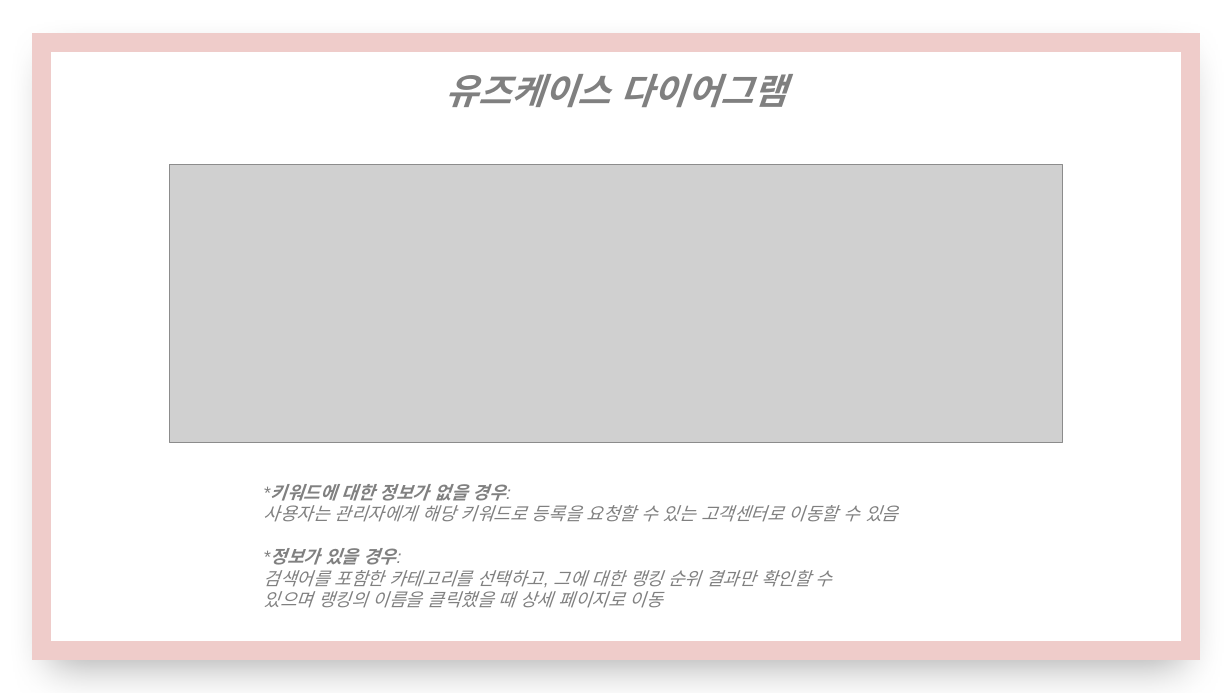
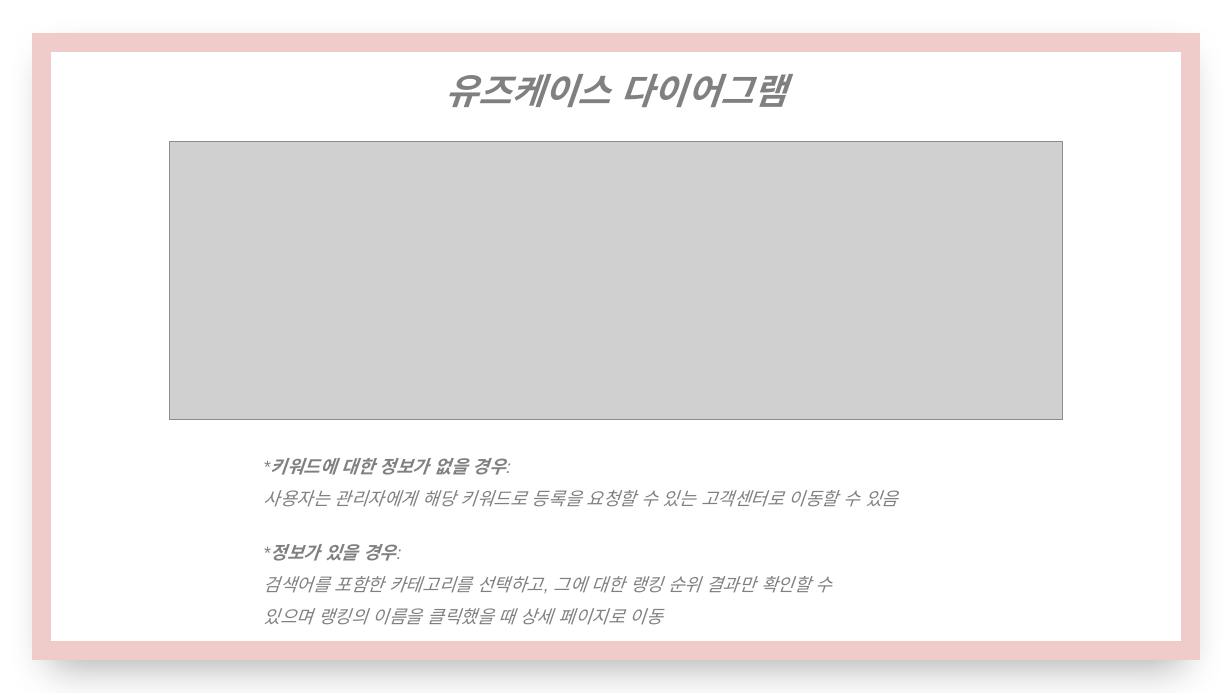
Before and after one commit to What-The-Pork/meeting-log, a slide deck: slide 19 of 팀프로젝트 발표.pptx (slide 18 before the commit). Drawn at 1232x693 pixels with LibreOffice and Linux fonts; fonts in the diff are those of the drawing; grey boxes stand for pictures. Boxes give left, top, right and bottom in pixels: in the first picture for what was removed or moved away, otherwise in the second. Text is boxed around its words. In the diff, an @@ line names an element or a change of style, - is before the commit and + after.

```diff
--- a/팀프로젝트 발표.pptx
+++ b/팀프로젝트 발표.pptx
@@ picture: place and size @@
-picture at [169, 165, 1063, 443]
+picture at [169, 141, 1063, 420]
@@ text "*키워드에 대한 정보가 없을 경우:": place and size @@
-text "*키워드에 대한 정보가 없을 경우:" at [263, 484, 898, 608]
+text "*키워드에 대한 정보가 없을 경우:" at [263, 458, 898, 625]
@@ text "*키워드에 대한 정보가 없을 경우:" at [263, 458, 898, 625]: line spacing 1 to 1.5 @@
```
Also in this commit, not shown: 7 other slides changed, 2 slides added.
